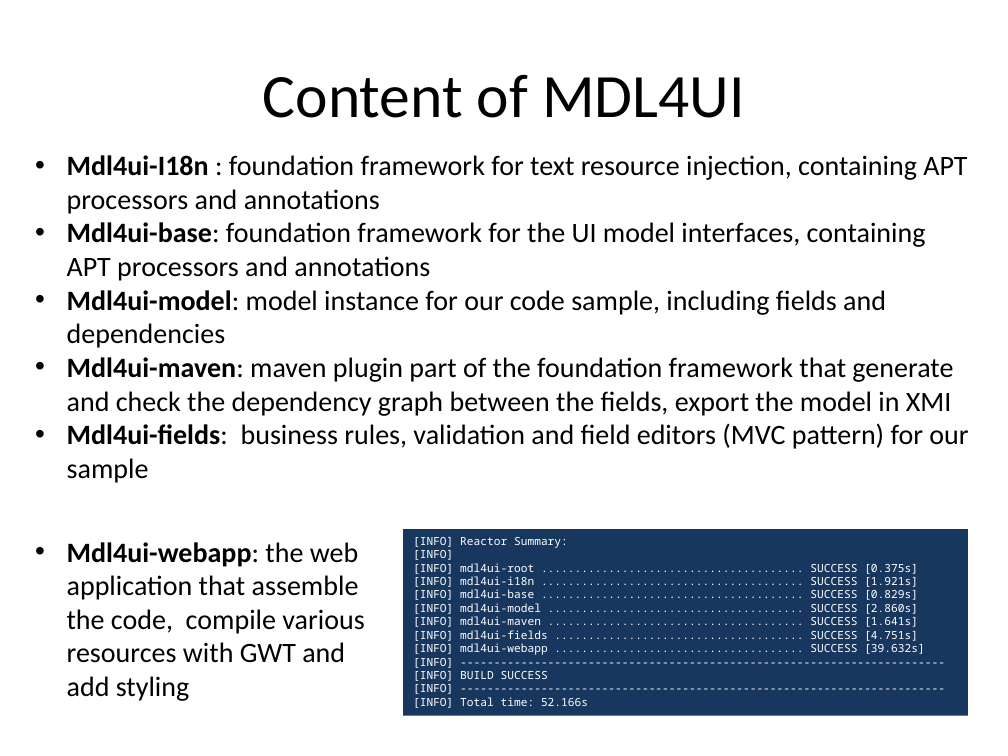
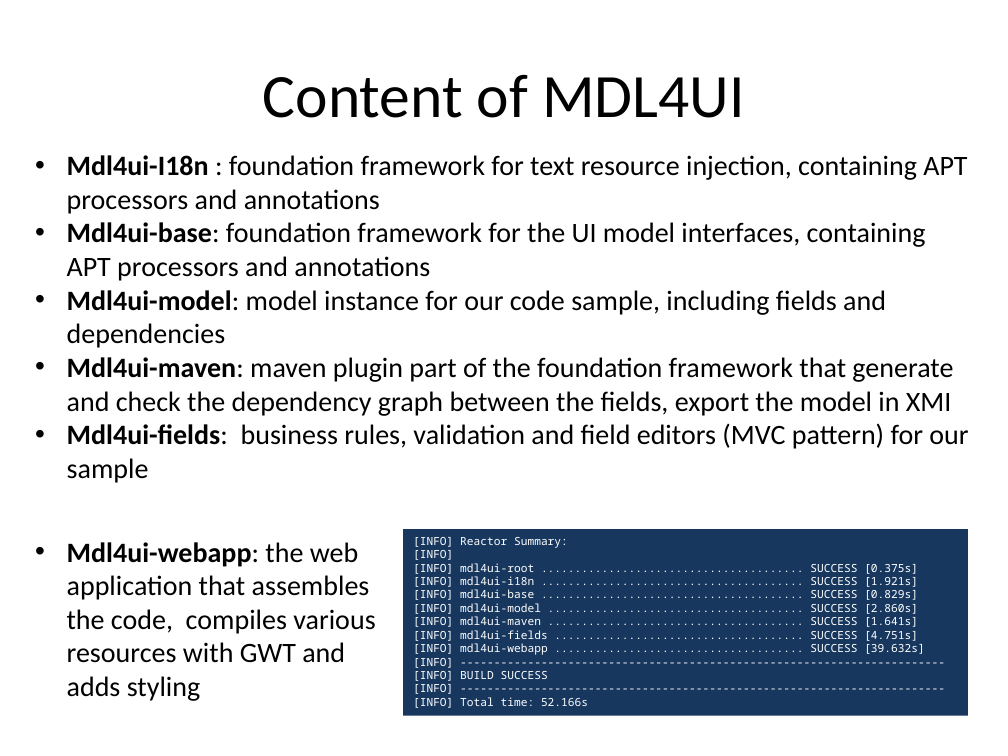
Before and after one commit to lesfurets/mdl4ui, a slide deck: slide 11 of mdl4ui-docs/mdl4ui_cg2013.pptx. Drawn at 1008x756 pixels with LibreOffice and Linux fonts; fonts in the diff are those of the drawing. Boxes give left, top, right and bottom in pixels: in the first picture for what was removed or moved away, otherwise in the second. Text is boxed around its words. In the diff, an @@ line names an element or a change of style, - is before the commit and + after.

Commit message:
udpated field & screen class diagrams
typo in PPT

```diff
--- a/mdl4ui-docs/mdl4ui_cg2013.pptx
+++ b/mdl4ui-docs/mdl4ui_cg2013.pptx
@@ text at (x1=67, y1=542, x2=375, y2=701): text changed @@
-• Mdl4ui-webapp: the web application that assemble the code, compile various resources with GWT and add styling
+• Mdl4ui-webapp: the web application that assembles the code, compiles various resources with GWT and adds styling
```
Also in this commit, not shown: 10 other slides changed, 3 other files.
